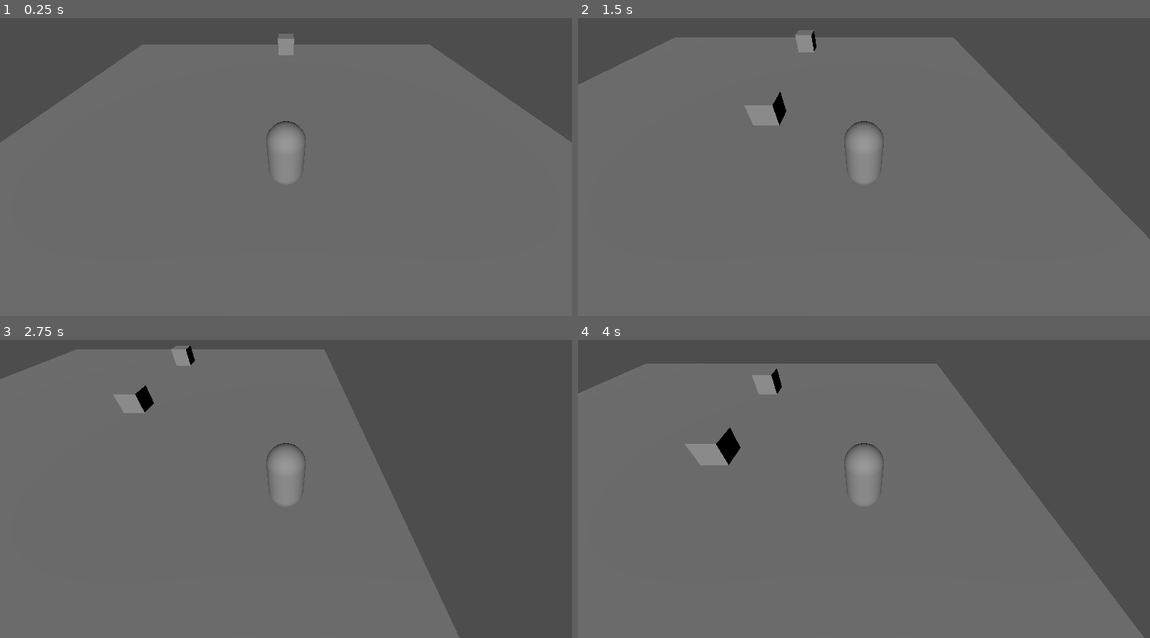
Above: before the commit, frames 1-4 (two rows, left to right).
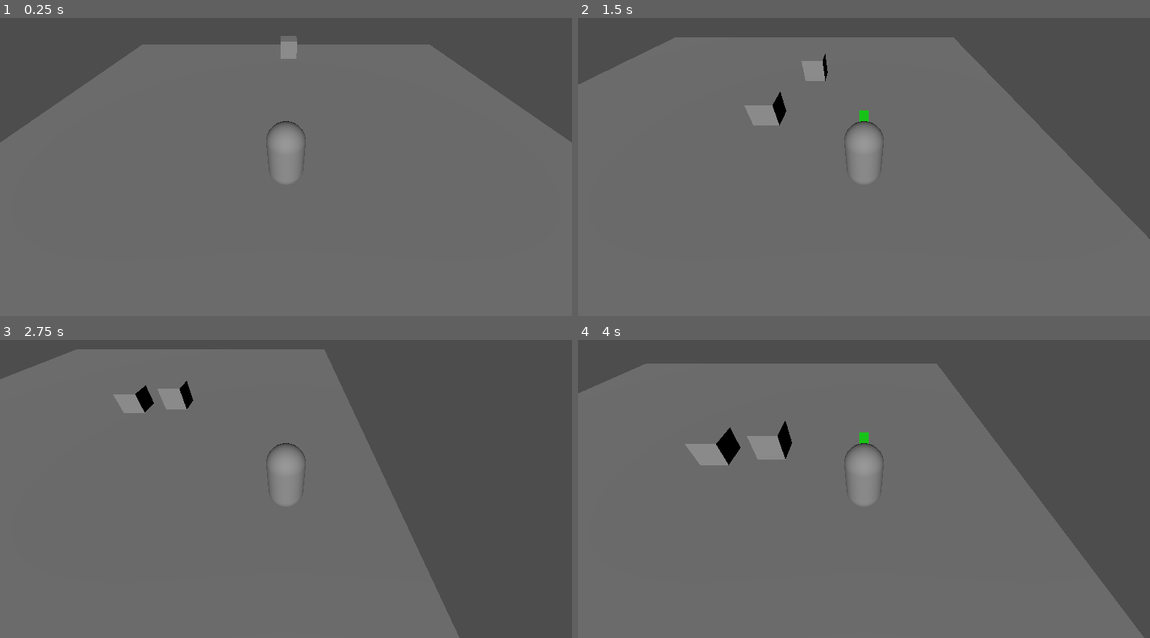
Above: after the commit, the same moments.

Repository: notadoctortired/InvinciKnight
Game: Godot game, scene res://Maps/level.tscn
Same seed, same stepped clock (60 frames per second), same inputs: the game is played once before the commit and once after it.
Inputs:
- Up to frame 1 (0.25 s): no input
- Up to frame 2 (1.5 s): hold D (right) 0.53-1.28 s; hold Space (swing, bound only after the commit) 0.53-1.28 s; hold S (down) from 1.28 s (still down); tap Space (swing, bound only after the commit) at 1.35 s
- Up to frame 3 (2.75 s): release S (down) at 2.03 s; hold D (right) from 2.03 s (still down); hold Space (swing, bound only after the commit) from 2.03 s (still down)
- Up to frame 4 (4 s): release D (right) at 2.78 s; release Space (swing, bound only after the commit) at 2.78 s; hold W (up) 2.78-3.53 s; tap Space (swing, bound only after the commit) at 2.85 s; hold A (left) from 3.53 s (still down); hold Space (swing, bound only after the commit) from 3.53 s (still down)

The runs differ from the first frame. In frame 1, 0.1% of the frame differs, in the area x 48-52%, y 5-14%; in frame 2, 0.6%; in frame 3, 0.6%; in frame 4, 0.9%, in the area x 29-51%, y 9-41%.

Commit message:
Implemented basic slash/sword swing attack

Diff:
--- a/AI/Peasant/peasant.tscn
+++ b/AI/Peasant/peasant.tscn
@@ -11,6 +11,8 @@
 speed = 1.0
 health = 10.0
 
+[node name="EnemyFlag" type="Node3D" parent="." unique_id=1184154997]
+
 [node name="MeshInstance3D" type="MeshInstance3D" parent="." unique_id=825856893]
 mesh = SubResource("BoxMesh_x2occ")
 
--- a/Maps/level.tscn
+++ b/Maps/level.tscn
@@ -10,8 +10,8 @@
 size = Vector3(21, 1, 21)
 
 [sub_resource type="NavigationMesh" id="NavigationMesh_obos6"]
-vertices = PackedVector3Array(-10, 1.1, -10, -10, 1.1, 10, 10, 1.1, 10, 10, 1.1, -10)
-polygons = [PackedInt32Array(3, 2, 0), PackedInt32Array(0, 2, 1)]
+vertices = PackedVector3Array(-10, 1.1, -0.25, -2, 1.1, -0.25, -1.75, 1.1, -1.75, 0.25, 1.1, -2, 0.25, 1.1, -10, -10, 1.1, -10, 1.75, 1.1, -1.75, 2, 1.1, 0.5, 10, 1.1, 0.25, 10, 1.1, -10, -0.25, 1.1, 10, -0.5, 1.1, 2, -1.75, 1.1, 1.75, -10, 1.1, 10, 1.75, 1.1, 1.75, 10, 1.1, 10)
+polygons = [PackedInt32Array(2, 1, 0), PackedInt32Array(4, 3, 2), PackedInt32Array(0, 5, 2), PackedInt32Array(2, 5, 4), PackedInt32Array(6, 3, 4), PackedInt32Array(8, 7, 6), PackedInt32Array(4, 9, 6), PackedInt32Array(6, 9, 8), PackedInt32Array(12, 11, 10), PackedInt32Array(0, 1, 12), PackedInt32Array(10, 13, 12), PackedInt32Array(12, 13, 0), PackedInt32Array(14, 7, 8), PackedInt32Array(10, 11, 14), PackedInt32Array(8, 15, 14), PackedInt32Array(14, 15, 10)]
 
 [sub_resource type="PlaneMesh" id="PlaneMesh_obos6"]
 size = Vector2(21, 21)
@@ -38,6 +38,8 @@
 
 [node name="Peasant" parent="." unique_id=252368505 instance=ExtResource("3_obos6")]
 transform = Transform3D(1, 0, 0, 0, 1, 0, 0, 0, 1, 0, 1, -9)
+speed = 4.0
+health = 20.0
 
 [node name="NavigationRegion3D" type="NavigationRegion3D" parent="." unique_id=217935255]
 navigation_mesh = SubResource("NavigationMesh_obos6")
@@ -45,3 +47,8 @@
 [node name="RegionOne" type="MeshInstance3D" parent="NavigationRegion3D" unique_id=494417816]
 transform = Transform3D(1, 0, 0, 0, 1, 0, 0, 0, 1, 0, 0.6, 0)
 mesh = SubResource("PlaneMesh_obos6")
+
+[node name="NavigationObstacle3D" type="NavigationObstacle3D" parent="NavigationRegion3D" unique_id=740570022]
+transform = Transform3D(0.9659258, 0, 0.25881904, 0, 1, 0, -0.25881904, 0, 0.9659258, 0.3, 0.20000002, -0.3)
+vertices = PackedVector3Array(0.8, 0, 1.8000001, 1.2, 0, -1, -1.5470138, 0, -1.4186101, -2, 0, 1.4)
+affect_navigation_mesh = true
--- a/Player/Scripts/Attacks/slash_hit.gd
+++ b/Player/Scripts/Attacks/slash_hit.gd
@@ -5,8 +5,11 @@
 func _ready():
 	body_entered.connect(damage)
 	visible = false
+	monitoring = false
 
 func damage(body):
+	var damage = 10*player.damage_mult
 	if visible:
-		if body.enemy_flag == true:
-			print("enemy hit!")
+		if body.get_child(0).name == "EnemyFlag": # All enemies have a node3D as their first child
+		# that flags them as enemies
+			body.health -= 10
--- a/Player/Scripts/Player Controls/player_controller.gd
+++ b/Player/Scripts/Player Controls/player_controller.gd
@@ -33,12 +33,15 @@
 	if event.is_action_pressed("rotate_left"):
 		rotate_y(-0.7853982)
 
-	if event.is_action_pressed("swing"):
+	if event.is_action_pressed("swing") and not $SlashArea.visible:
 		swing_attack()
 
 func swing_attack():
 	$SlashArea.visible = true
+	$SlashArea.monitoring = true
+
 	$SlashArea/Timer.start(0.5)
 
 func hide_attacks():
 	$SlashArea.visible = false
+	$SlashArea.monitoring = false
--- a/Player/player.tscn
+++ b/Player/player.tscn
@@ -37,7 +37,7 @@
 shape = SubResource("BoxShape3D_btcbx")
 
 [node name="SlashArea" parent="PlayerBody" unique_id=2015310752 instance=ExtResource("2_btcbx")]
-transform = Transform3D(-4.371139e-08, 0, 1, 0, 1, 0, -1, 0, -4.371139e-08, 0, 0, -0.6)
+transform = Transform3D(-4.371139e-08, 0, 1, 0, 1, 0, -1, 0, -4.371139e-08, 0, 0, -1.1)
 
 [node name="Timer" type="Timer" parent="PlayerBody/SlashArea" unique_id=1374999955]
 
--- a/Player/slasharea.tscn
+++ b/Player/slasharea.tscn
@@ -15,7 +15,7 @@
 [node name="SlashArea" type="Area3D" unique_id=2015310752]
 script = ExtResource("1_dyx22")
 
-[node name="placeholder sword" type="MeshInstance3D" parent="." unique_id=2007579740]
+[node name="PlaceholderSword" type="MeshInstance3D" parent="." unique_id=2007579740]
 transform = Transform3D(-4.371139e-08, 0, -1, 0, 1, 0, 1, 0, -4.371139e-08, 0.1, 0, 0)
 mesh = SubResource("BoxMesh_dyx22")
 
--- a/project.godot
+++ b/project.godot
@@ -55,7 +55,8 @@
 }
 swing={
 "deadzone": 0.2,
-"events": []
+"events": [Object(InputEventKey,"resource_local_to_scene":false,"resource_name":"","device":-1,"window_id":0,"alt_pressed":false,"shift_pressed":false,"ctrl_pressed":false,"meta_pressed":false,"pressed":false,"keycode":0,"physical_keycode":32,"key_label":0,"unicode":32,"location":0,"echo":false,"script":null)
+]
 }
 
 [physics]
